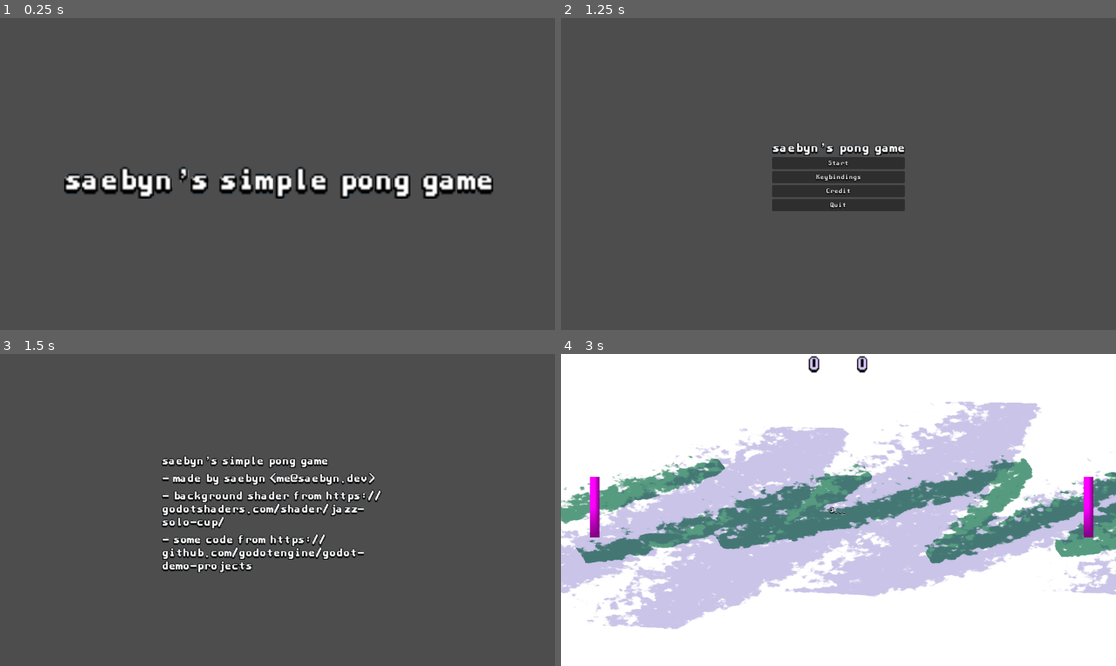
Above: before the commit, frames 1-4 (two rows, left to right).
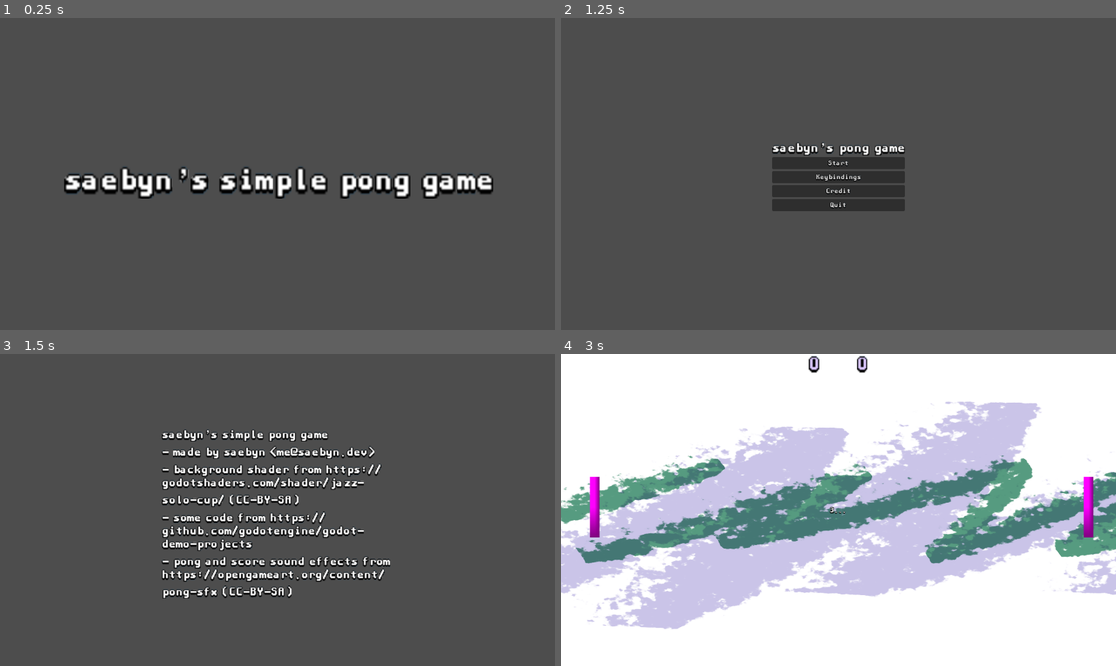
Above: after the commit, the same moments.

Repository: saebyn/godot-pong-game
Game: Godot game, scene res://scenes/splash.tscn
Same seed, same stepped clock (60 frames per second), same inputs: the game is played once before the commit and once after it.
Inputs (mouse positions are in pixels of both pictures, inside the frame that each line leads up to):
- Up to frame 1 (0.25 s): no input
- Up to frame 2 (1.25 s): tap Enter at 0.5 s; move the mouse to (960, 158) at 0.52 s; hold W (move_up) from 0.53 s (still down); click (960, 158) at 0.67 s
- Up to frame 3 (1.5 s): release W (move_up) at 1.25 s; click "Credit" at 1.25 s
- Up to frame 4 (3 s): tap Space at 2 s; move the mouse to (727, 525) at 2.02 s; hold R (move_down) 2.03-2.75 s; click "Start" at 2.75 s

Frames 1-2 are identical in both runs. In frame 3, 9.9% of the frame differs, in the area x 29-71%, y 24-79%; in frame 4, nothing differs.

Commit message:
Add audio and move font assets, including bus layout configuration
- Imported new background music asset (pong_music.mp3) with looping enabled.
- Imported sound efforts for ball bounce and scoring
- Defined default audio bus layout for sound effects and music.

Diff:
--- a/assets/new_theme.tres
+++ b/assets/new_theme.tres
@@ -1,6 +1,6 @@
 [gd_resource type="Theme" load_steps=2 format=3 uid="uid://5wwgiimot5nw"]
 
-[ext_resource type="FontFile" uid="uid://bcvxkg5p5yev3" path="res://assets/good_neighbors.png" id="1_6pma3"]
+[ext_resource type="FontFile" uid="uid://bcvxkg5p5yev3" path="res://assets/fonts/good_neighbors.png" id="1_6pma3"]
 
 [resource]
 default_font = ExtResource("1_6pma3")
--- a/ball.gd
+++ b/ball.gd
@@ -1,6 +1,8 @@
 extends CharacterBody2D
 
 class_name Ball
+
+@onready var bounce_sound := $BounceSound
 
 signal bounce(position: Vector2, velocity: Vector2)
 
@@ -46,6 +48,8 @@
     # Emit the bounce signal
     bounce.emit(position, velocity)
 
+    # Play the bounce sound
+    bounce_sound.play()
 
 func reset():
   # Set the initial position of the ball
--- /dev/null
+++ b/default_bus_layout.tres
@@ -0,0 +1,15 @@
+[gd_resource type="AudioBusLayout" format=3 uid="uid://bnx37k4miev7d"]
+
+[resource]
+bus/1/name = &"Sound Effects"
+bus/1/solo = false
+bus/1/mute = false
+bus/1/bypass_fx = false
+bus/1/volume_db = 0.0
+bus/1/send = &"Master"
+bus/2/name = &"Music"
+bus/2/solo = false
+bus/2/mute = false
+bus/2/bypass_fx = false
+bus/2/volume_db = 0.0
+bus/2/send = &"Master"
--- a/scenes/credits.tscn
+++ b/scenes/credits.tscn
@@ -29,8 +29,9 @@
 theme_override_font_sizes/normal_font_size = 27
 text = "saebyn's simple pong game
 - made by saebyn <me@saebyn.dev>
-- background shader from https://godotshaders.com/shader/jazz-solo-cup/
-- some code from https://github.com/godotengine/godot-demo-projects"
+- background shader from https://godotshaders.com/shader/jazz-solo-cup/ (CC-BY-SA)
+- some code from https://github.com/godotengine/godot-demo-projects
+- pong and score sound effects from https://opengameart.org/content/pong-sfx (CC-BY-SA)"
 fit_content = true
 scroll_active = false
 
--- a/scenes/main.tscn
+++ b/scenes/main.tscn
@@ -1,13 +1,16 @@
-[gd_scene load_steps=17 format=3 uid="uid://dhqnm1mlu87hb"]
+[gd_scene load_steps=20 format=3 uid="uid://dhqnm1mlu87hb"]
 
 [ext_resource type="Script" uid="uid://bik7nmmbg2fwd" path="res://ball.gd" id="1_tbgi4"]
 [ext_resource type="Material" uid="uid://fymyq4epl6wb" path="res://materials/new_shader_material.tres" id="1_tefeu"]
 [ext_resource type="Script" uid="uid://dh4urbplenrq4" path="res://main_scene.gd" id="1_tipki"]
 [ext_resource type="Script" uid="uid://4n5ocoakrl56" path="res://player.gd" id="2_tefeu"]
 [ext_resource type="Script" uid="uid://nmssax0ehall" path="res://ai.gd" id="3_o6xl0"]
+[ext_resource type="AudioStream" uid="uid://cp8reh5m676bj" path="res://assets/audio/Pong.ogg" id="4_85g3d"]
 [ext_resource type="Script" uid="uid://dlpi8n5yk34gb" path="res://goalpost.gd" id="4_tipki"]
 [ext_resource type="Script" uid="uid://rr1y34si0iru" path="res://scoreboard.gd" id="5_85g3d"]
 [ext_resource type="PackedScene" uid="uid://dpw1icb6rf1ir" path="res://scenes/pause_menu.tscn" id="8_85g3d"]
+[ext_resource type="AudioStream" uid="uid://ixay5mpb7sxq" path="res://assets/audio/pong_music.mp3" id="9_choun"]
+[ext_resource type="AudioStream" uid="uid://d3cgrhlabu0q0" path="res://assets/audio/Score.ogg" id="9_ya4ey"]
 
 [sub_resource type="RectangleShape2D" id="RectangleShape2D_7dm0k"]
 size = Vector2(1152, 20)
@@ -97,6 +100,10 @@
 
 [node name="Timer" type="Timer" parent="GameContainer/Ball"]
 
+[node name="BounceSound" type="AudioStreamPlayer2D" parent="GameContainer/Ball"]
+stream = ExtResource("4_85g3d")
+bus = &"Sound Effects"
+
 [node name="Player" type="CharacterBody2D" parent="GameContainer"]
 position = Vector2(80, 320)
 motion_mode = 1
@@ -165,6 +172,15 @@
 horizontal_alignment = 1
 vertical_alignment = 1
 
+[node name="ScoreSound" type="AudioStreamPlayer" parent="GameContainer/Scoreboard"]
+stream = ExtResource("9_ya4ey")
+bus = &"Sound Effects"
+
+[node name="MusicAudioStreamPlayer" type="AudioStreamPlayer" parent="GameContainer"]
+stream = ExtResource("9_choun")
+autoplay = true
+bus = &"Music"
+
 [node name="PauseMenu" parent="." instance=ExtResource("8_85g3d")]
 visible = false
 offset_left = 576.0
--- a/scoreboard.gd
+++ b/scoreboard.gd
@@ -4,6 +4,8 @@
 # It will be attached to a Node2D that contains the score labels.
 # The script will update the score labels when the ball enters the goal post.
 # The script will also handle the reset of the game state when a goal is scored.
+
+@onready var score_sound = $ScoreSound
 
 var player_score: int = 0
 var ai_score: int = 0
@@ -14,10 +16,12 @@
 func on_ai_scored():
   ai_score += 1
   $AIScoreLabel.text = str(ai_score)
+  score_sound.play()
 
 func on_player_scored():
   player_score += 1
   $PlayerScoreLabel.text = str(player_score)
+  score_sound.play()
 
 func reset_scores():
   player_score = 0
Not shown, added: assets/audio/Pong.ogg.import
Not shown, added: assets/audio/Score.ogg.import
Not shown, added: assets/audio/pong_music.mp3.import
Renamed: assets/good_neighbors.png -> assets/fonts/good_neighbors.png
Not shown, changed: assets/fonts/good_neighbors.png.import
Renamed: assets/new_system_font.tres -> assets/fonts/new_system_font.tres
Not shown, added: assets/audio/Pong.ogg
Not shown, added: assets/audio/Score.ogg
Not shown, added: assets/audio/pong_music.mp3
